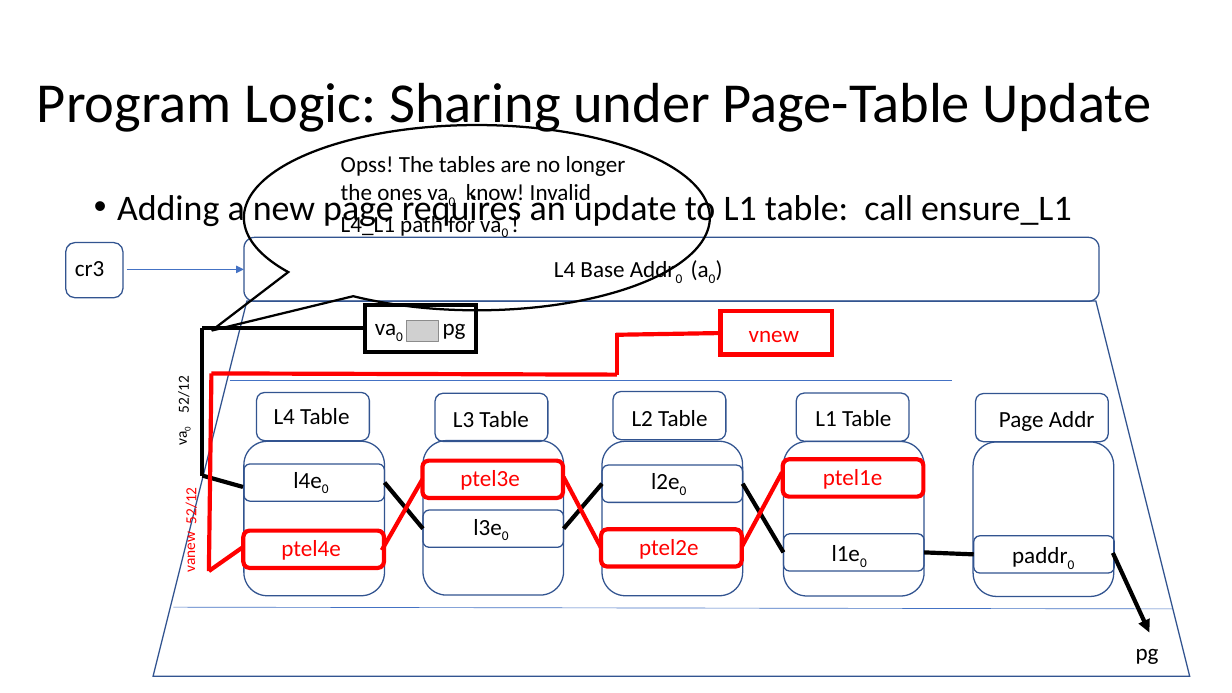
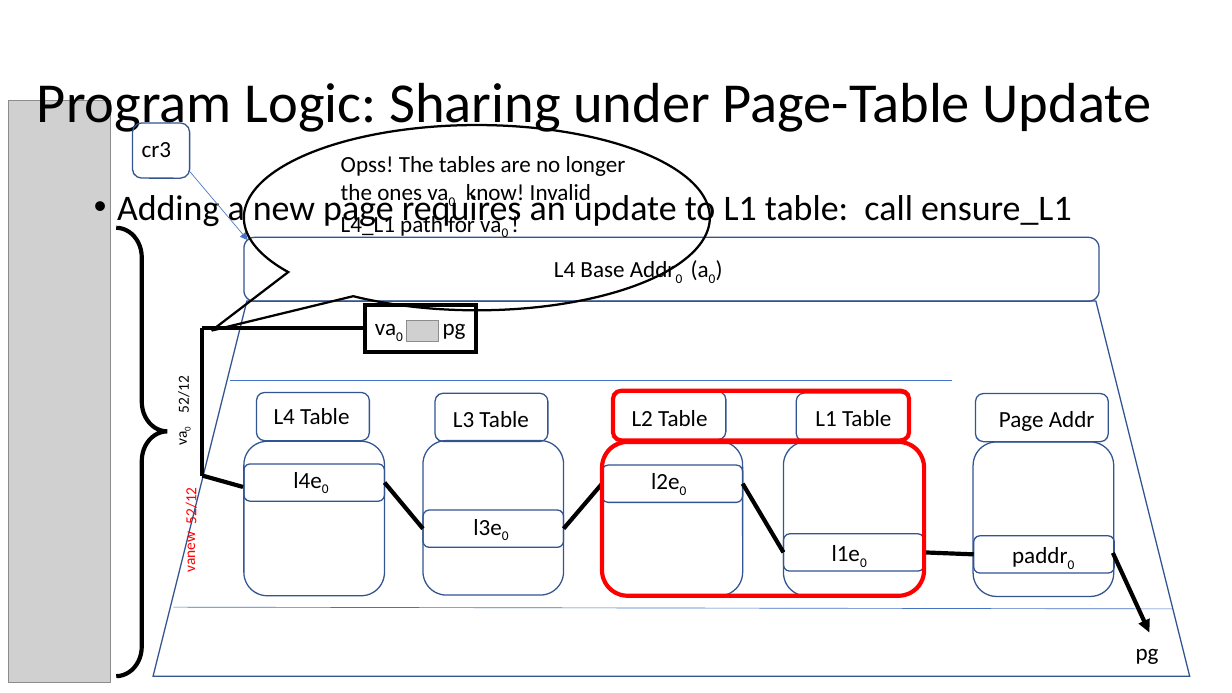
Before and after one commit to Contingent-Systems/vkern_paper, a slide deck: slide 10 of loca_virt_draft.pptx. Drawn at 1232x693 pixels with LibreOffice and Linux fonts; fonts in the diff are those of the drawing; grey boxes stand for pictures. Boxes give left, top, right and bottom in pixels: in the first picture for what was removed or moved away, otherwise in the second. Text is boxed around its words. In the diff, an @@ line names an element or a change of style, - is before the commit and + after.

```diff
--- a/loca_virt_draft.pptx
+++ b/loca_virt_draft.pptx
@@ picture added at <box>8,100,110,682</box> @@
@@ text "cr3": place and size @@
-text "cr3" at <box>75,261,104,276</box>
+text "cr3" at <box>142,142,171,157</box>
@@ rounded rectangle: place and size @@
-rounded rectangle at <box>66,242,123,298</box>
+rounded rectangle at <box>133,123,190,178</box>
@@ arrow moved from (127, 269) - (244, 269) to (189, 171) - (248, 240) @@
@@ right brace added at <box>116,228,167,677</box>, outline #000000 3.25 pt @@
@@ rectangle removed at <box>721,311,832,355</box> @@
@@ line removed from (719, 333) to (616, 335) @@
@@ line removed from (617, 333) to (617, 374) @@
@@ text removed at <box>749,330,799,342</box> @@
-vnew
@@ line removed from (212, 373) to (209, 571) @@
@@ line removed from (617, 374) to (212, 373) @@
@@ rounded rectangle: place and size @@
-rounded rectangle at <box>783,459,923,496</box>
+rounded rectangle at <box>614,390,909,440</box>
@@ rounded rectangle: place and size @@
-rounded rectangle at <box>601,530,741,567</box>
+rounded rectangle at <box>602,442,925,596</box>
@@ rounded rectangle removed at <box>422,461,563,498</box> @@
@@ text removed at <box>460,470,519,490</box> @@
-ptel3e
@@ line removed from (602, 548) to (564, 477) @@
@@ line removed from (782, 472) to (742, 547) @@
@@ text removed at <box>823,469,882,489</box> @@
-ptel1e
@@ line removed from (382, 550) to (422, 480) @@
@@ rounded rectangle removed at <box>243,531,384,567</box> @@
@@ text removed at <box>639,539,698,559</box> @@
-ptel2e
@@ line removed from (209, 571) to (243, 547) @@
@@ text removed at <box>281,540,340,560</box> @@
-ptel4e
```
Also in this commit, not shown: 2 other slides changed, 1 slide added.
